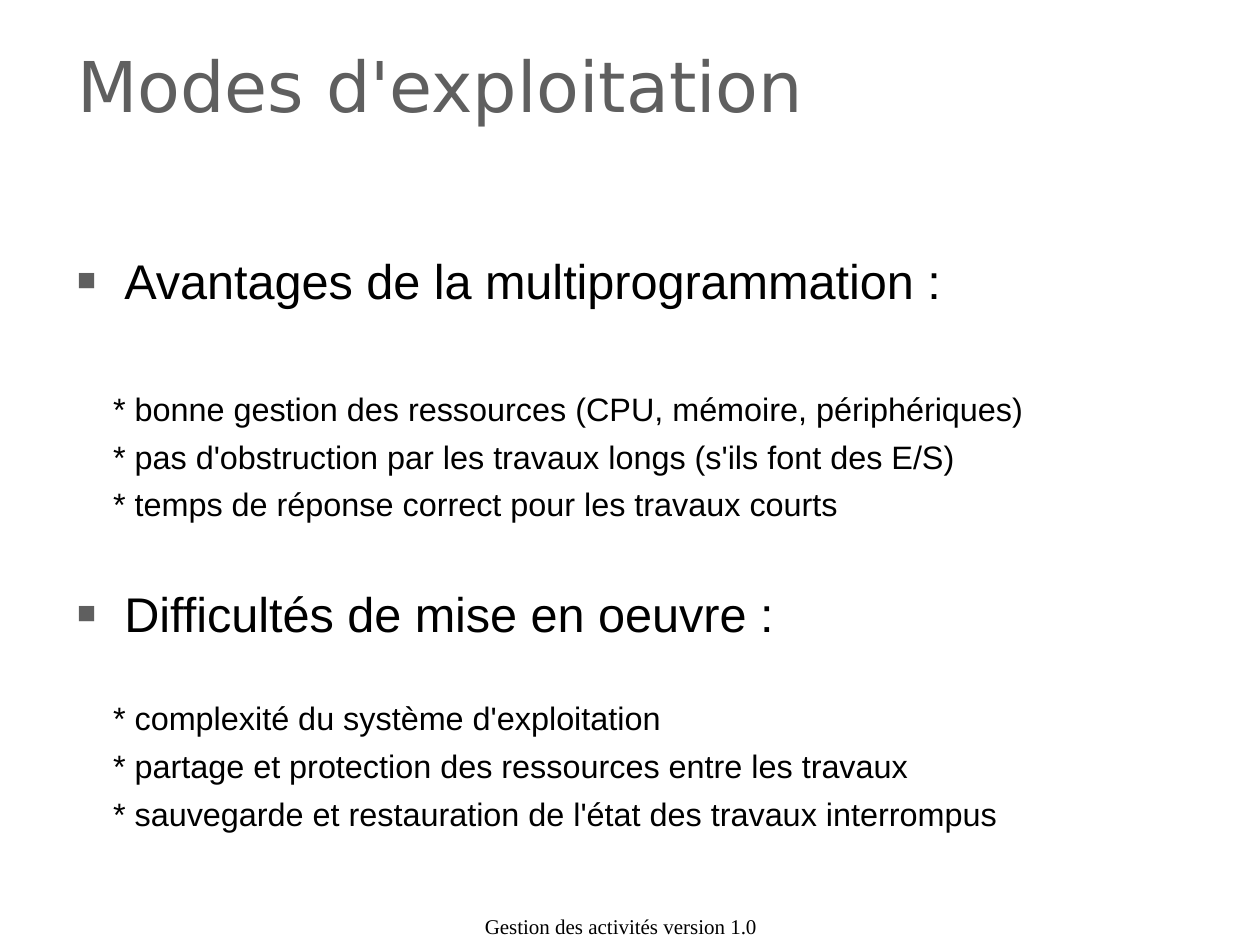
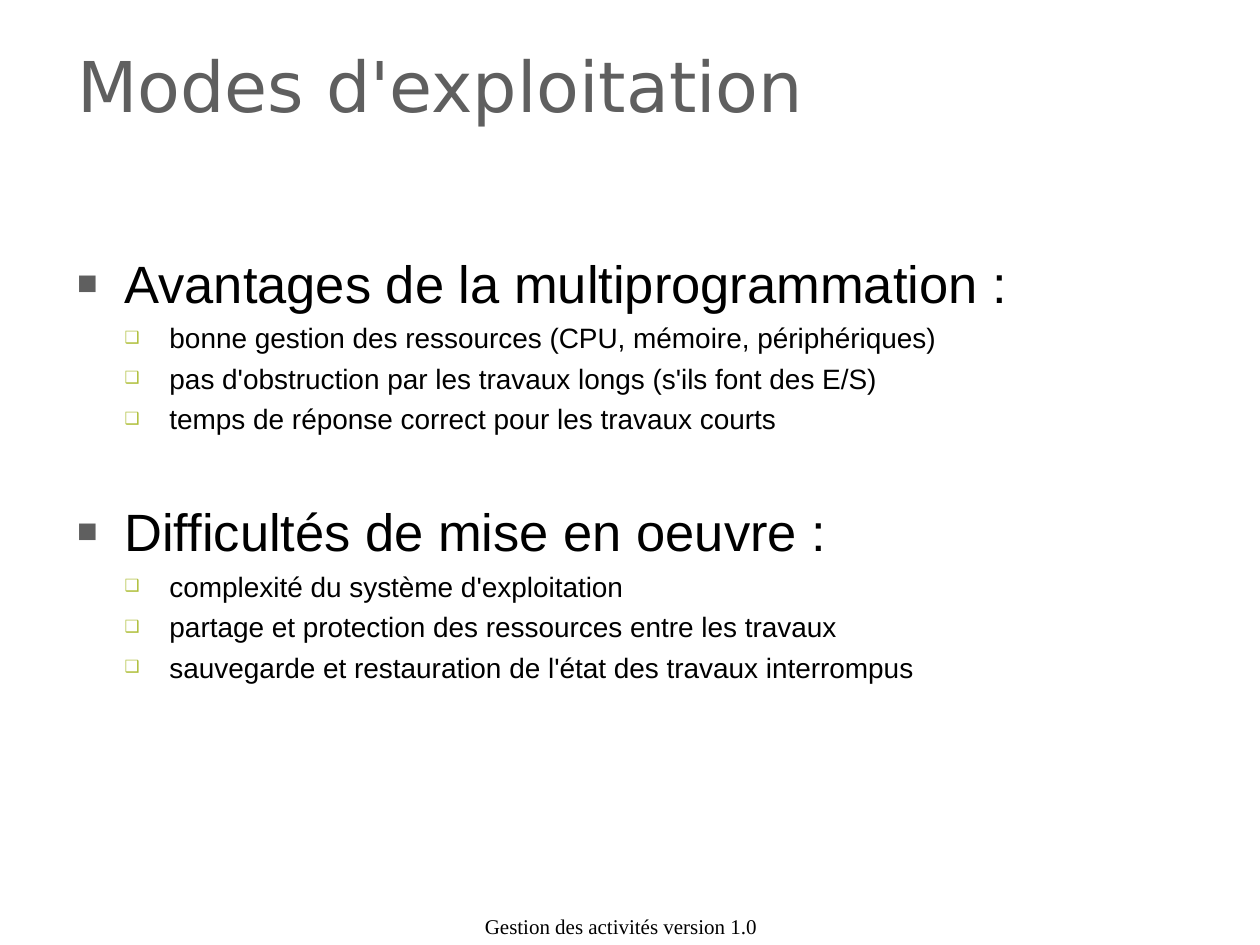
Before and after one commit to duanegris/texts, a slide deck: slide 9 of isi1/slides/6_gestion_des_activites.ppt. Drawn at 1260x945 pixels with LibreOffice and Linux fonts; fonts in the diff are those of the drawing; background and template pictures are left out. Boxes give left, top, right and bottom in pixels: in the first picture for what was removed or moved away, otherwise in the second. Text is boxed around its words. In the diff, an @@ line names an element or a change of style, - is before the commit and + after.

```diff
--- a/isi1/slides/6_gestion_des_activites.ppt
+++ b/isi1/slides/6_gestion_des_activites.ppt
@@ text at bbox=[124, 265, 978, 552]: size 27.8 to 30 pt in "Avantages de la multiprogrammation :", "Difficultés de mise en oeuvre :" @@
@@ text at bbox=[169, 327, 936, 434]: text changed; size 18.5 to 16 pt @@
-* bonne gestion des ressources (CPU, mémoire, périphériques)
-* pas d'obstruction par les travaux longs (s'ils font des E/S)
-* temps de réponse correct pour les travaux courts
+  ❑ bonne gestion des ressources (CPU, mémoire, périphériques)
+  ❑ pas d'obstruction par les travaux longs (s'ils font des E/S)
+  ❑ temps de réponse correct pour les travaux courts
@@ text at bbox=[169, 576, 913, 683]: text changed; size 18.5 to 16 pt @@
-* complexité du système d'exploitation
-* partage et protection des ressources entre les travaux
-* sauvegarde et restauration de l'état des travaux interrompus
+  ❑ complexité du système d'exploitation
+  ❑ partage et protection des ressources entre les travaux
+  ❑ sauvegarde et restauration de l'état des travaux interrompus
```
Also in this commit, not shown: 1 other slide changed, 8 other files.
